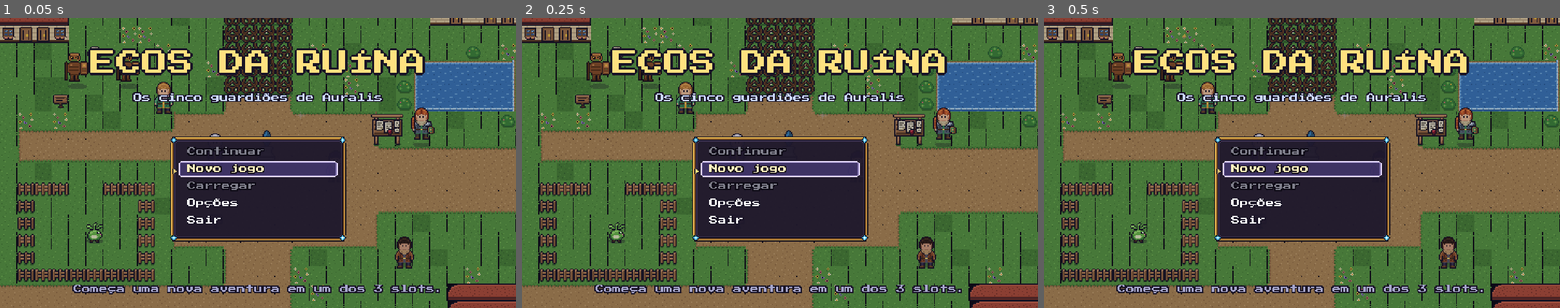
Above: before the commit, frames 1-3 (left to right).
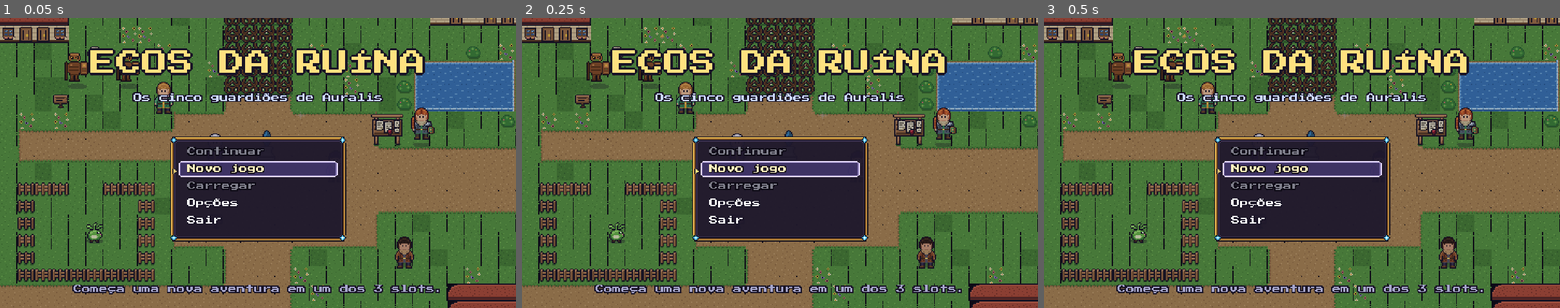
Above: after the commit, the same moments.

Repository: jaapa07/Claude
Game: Godot game, scene res://scenes/main.tscn
Same seed, same stepped clock (60 frames per second), same inputs: the game is played once before the commit and once after it.
Inputs:
- Up to frame 1 (0.05 s): no input
- Up to frame 2 (0.25 s): no input
- Up to frame 3 (0.5 s): no input

The runs differ from the first frame. In frame 1, 0.2% of the frame differs, in the area x 3-100%, y 8-39%; in frame 2, 0.3%, in the area x 3-94%, y 3-98%; in frame 3, 0.3%.

Commit message:
Celular: escala fracionária no navegador com toque (o jogo ocupa a altura da tela do iPhone em vez de 480x270 pontos com faixas pretas); retorno ao santuário espera a fala aberta fechar
Co-Authored-By: Claude Opus 5.5 <noreply@anthropic.com>
Claude-Session: https://claude.ai/code/session_01SZRMGMxGYvxw7C5NivNDxm

Diff:
--- a/ecos_da_ruina/scripts/main.gd
+++ b/ecos_da_ruina/scripts/main.gd
@@ -9,6 +9,10 @@
 
 func _ready() -> void:
 	process_mode = Node.PROCESS_MODE_ALWAYS
+	# celular pelo navegador: a escala inteira deixava o jogo em 480x270 pontos numa tela de ~750x340 (iPhone deitado),
+	# com faixas pretas largas; a escala fracionária ocupa a altura toda (a tela de 3x densidade esconde a diferença de pixel)
+	if OS.has_feature("web") and (OS.has_feature("web_ios") or OS.has_feature("web_android") or DisplayServer.is_touchscreen_available()):
+		get_tree().root.content_scale_stretch = Window.CONTENT_SCALE_STRETCH_FRACTIONAL
 	if not Data.errors.is_empty():
 		push_error("Dados inválidos: %s" % str(Data.errors))
 	ui = preload("res://scripts/ui.gd").new()
